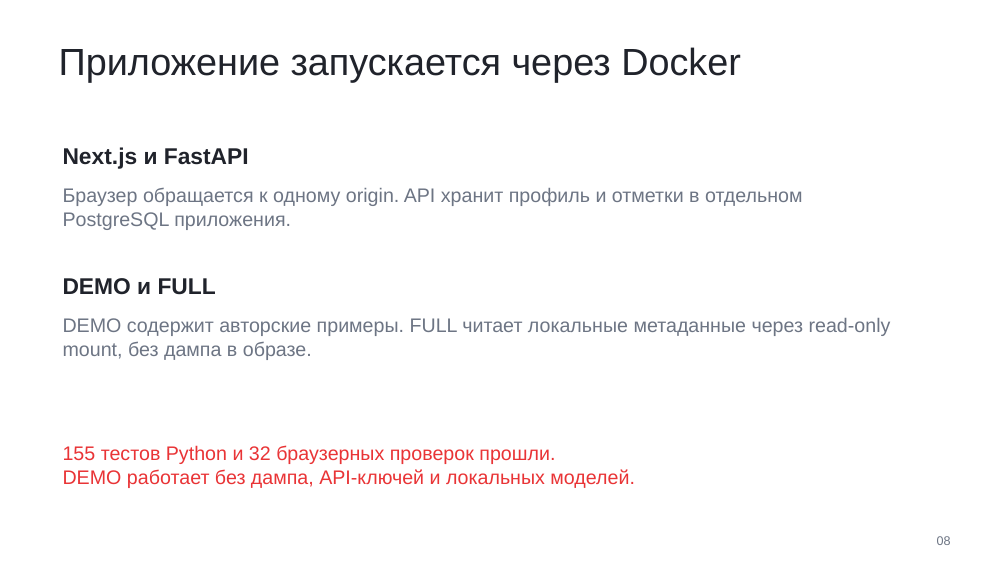
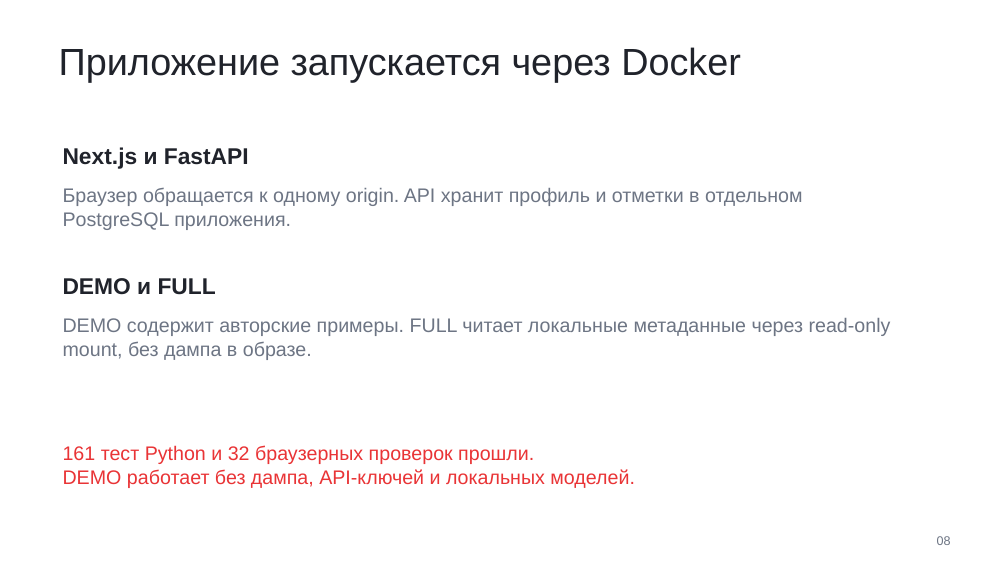
Before and after one commit to Makasinnnnnn/HackAndChange, a slide deck: slide 8 of output/presentation/alfa-route-1.2.pptx. Drawn at 1008x567 pixels with LibreOffice and Linux fonts; fonts in the diff are those of the drawing. Boxes give left, top, right and bottom in pixels: in the first picture for what was removed or moved away, otherwise in the second. Text is boxed around its words. In the diff, an @@ line names an element or a change of style, - is before the commit and + after.

```diff
--- a/output/presentation/alfa-route-1.2.pptx
+++ b/output/presentation/alfa-route-1.2.pptx
@@ text at <box>63,445,534,464</box>: text changed @@
-155 тестов Python и 32 браузерных проверок прошли.
+161 тест Python и 32 браузерных проверок прошли.
```
Also in this commit, not shown: 12 other files.
